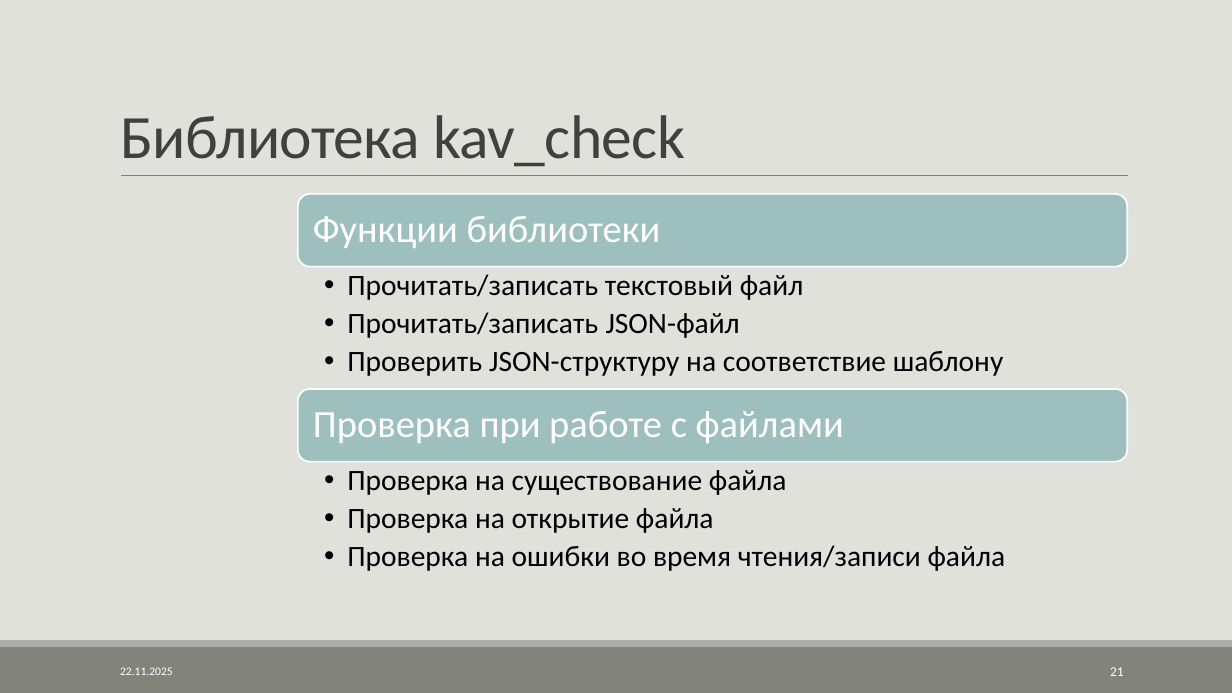
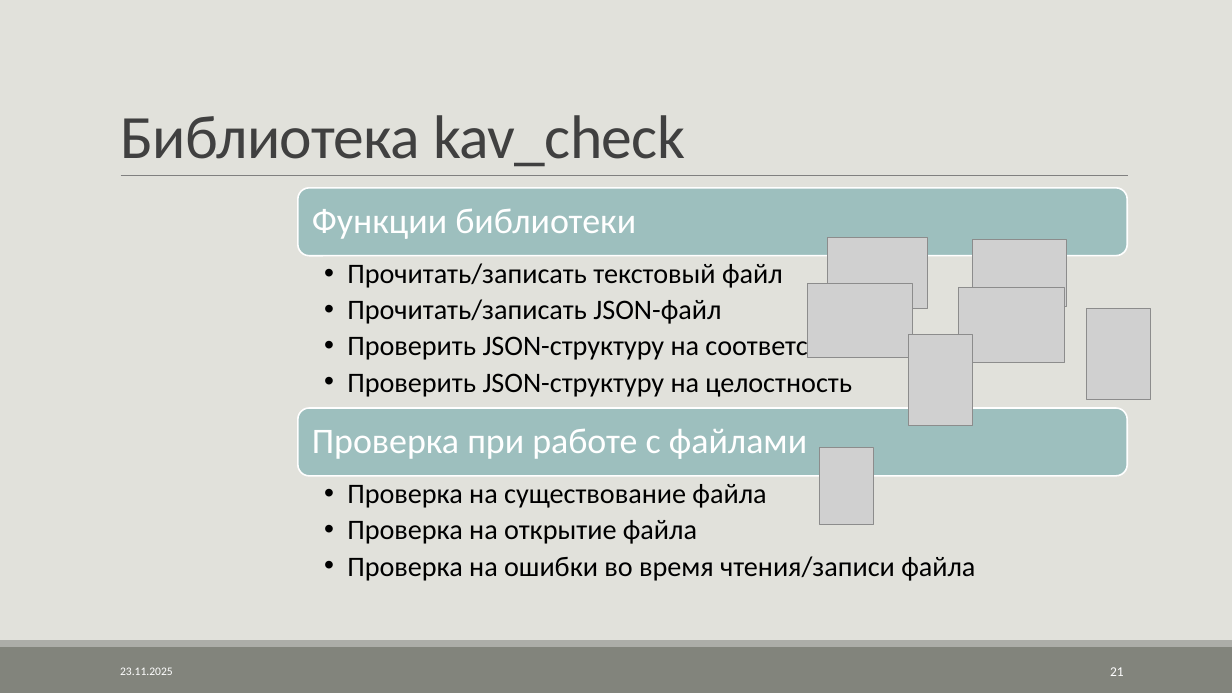
Before and after one commit to AVKazmirchuk/SearchEngine, a slide deck: slide 21 of presentation/защита.pptx. Drawn at 1232x693 pixels with LibreOffice and Linux fonts; fonts in the diff are those of the drawing; grey boxes stand for pictures. Boxes give left, top, right and bottom in pixels: in the first picture for what was removed or moved away, otherwise in the second. Text is boxed around its words. In the diff, an @@ line names an element or a change of style, - is before the commit and + after.

Commit message:
update presentation

```diff
--- a/presentation/защита.pptx
+++ b/presentation/защита.pptx
@@ rounded rectangle: place and size @@
-rounded rectangle at (298,194,1128,267)
+rounded rectangle at (298,188,1128,255)
@@ text "Функции библиотеки": place and size @@
-text "Функции библиотеки" at (313,216,661,248)
+text "Функции библиотеки" at (312,209,636,239)
@@ text "Функции библиотеки" at (312,209,636,239): size 30 to 28 pt @@
@@ picture added at (827,238,928,309) @@
@@ text "Прочитать/записать текстовый файл": place and size @@
-text "Прочитать/записать текстовый файл" at (347,274,1004,376)
+text "Прочитать/записать текстовый файл" at (347,263,974,397)
@@ text at (347,263,974,362): size 23 to 22 pt in "Прочитать/записать текстовый файл", "Прочитать/записать JSON-файл", "Проверить JSON-структуру на соответствие шаблону" @@
@@ picture added at (972,240,1067,307) @@
@@ picture added at (808,284,912,358) @@
@@ picture added at (959,287,1066,362) @@
@@ picture added at (1087,309,1151,399) @@
@@ picture added at (909,335,972,425) @@
@@ text at (347,373,852,397): paragraph added @@
+  •• Проверить JSON-структуру на целостность
@@ rounded rectangle: place and size @@
-rounded rectangle at (298,389,1128,462)
+rounded rectangle at (298,409,1128,476)
@@ text "Проверка при работе с файлами" at (312,429,807,459): size 30 to 28 pt @@
@@ text "Проверка при работе с файлами": place and size @@
-text "Проверка при работе с файлами" at (313,411,844,443)
+text "Проверка при работе с файлами" at (312,429,807,459)
@@ picture added at (819,447,873,525) @@
@@ text "Проверка на существование файла": place and size @@
-text "Проверка на существование файла" at (347,470,1006,571)
+text "Проверка на существование файла" at (347,484,975,581)
@@ text "Проверка на существование файла" at (347,484,975,581): size 23 to 22 pt @@
```
Also in this commit, not shown: 20 other slides changed, 21 other files.
